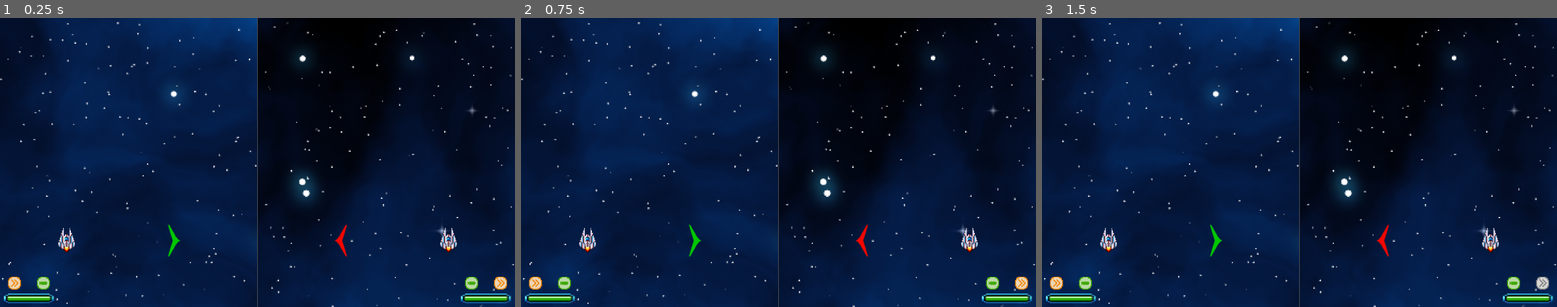
Above: before the commit, frames 1-3 (left to right).
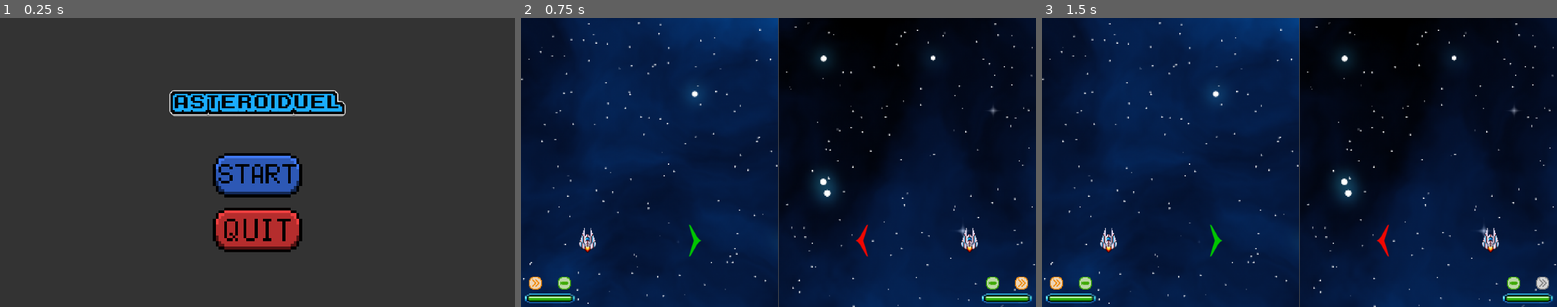
Above: after the commit, the same moments.

Repository: Draze999/Asteroiduel
Game: Godot game, scene res://Menu.tscn
The game is run twice, just before and just after one commit, with the same random seed, the same clock (stepped at 60 frames per second) and the same inputs. Before the commit the project starts from res://splitscreen_camera.tscn.
Inputs (mouse positions are in pixels of both pictures, inside the frame that each line leads up to):
- Up to frame 1 (0.25 s): no input
- Up to frame 2 (0.75 s): click (778, 174) at 0.52 s
- Up to frame 3 (1.5 s): tap Enter at 1.25 s; tap Ctrl (DashP2) at 1.35 s

The runs differ from the first frame. In frame 1, 99% of the frame differs, in the area x 0-100%, y 0-100%; in frame 2, nothing differs; in frame 3, nothing differs.

Commit message:
Added Main menu

Diff:
--- /dev/null
+++ b/Menu.gd
@@ -0,0 +1,19 @@
+extends Control
+
+
+# Called when the node enters the scene tree for the first time.
+func _ready():
+	pass # Replace with function body.
+
+
+# Called every frame. 'delta' is the elapsed time since the previous frame.
+func _process(delta):
+	pass
+
+
+func _on_start_button_pressed():
+	get_tree().change_scene_to_file("res://splitscreen_camera.tscn")
+
+
+func _on_quit_button_pressed():
+	get_tree().quit()
--- /dev/null
+++ b/Menu.tscn
@@ -0,0 +1,67 @@
+[gd_scene load_steps=5 format=3 uid="uid://bd01djmtix2dc"]
+
+[ext_resource type="Script" path="res://Menu.gd" id="1_c6cux"]
+[ext_resource type="Texture2D" uid="uid://cuj068glcxb4n" path="res://Assets/StartButton.png" id="1_tfnhe"]
+[ext_resource type="Texture2D" uid="uid://dxe1ffu8aggbs" path="res://Assets/QuitButton.png" id="2_aqao4"]
+[ext_resource type="Texture2D" uid="uid://dbbjvgcqwyxn6" path="res://Assets/Title.png" id="3_57vpq"]
+
+[node name="Control" type="Control"]
+layout_mode = 3
+anchors_preset = 15
+anchor_right = 1.0
+anchor_bottom = 1.0
+grow_horizontal = 2
+grow_vertical = 2
+script = ExtResource("1_c6cux")
+
+[node name="ColorRect" type="ColorRect" parent="."]
+layout_mode = 0
+offset_right = 1920.0
+offset_bottom = 1080.0
+color = Color(0.2, 0.2, 0.2, 1)
+
+[node name="VBoxContainer" type="VBoxContainer" parent="."]
+layout_mode = 0
+offset_left = 790.0
+offset_top = 500.0
+offset_right = 1130.0
+offset_bottom = 880.0
+theme_override_constants/separation = 30
+
+[node name="StartButton" type="Button" parent="VBoxContainer"]
+texture_filter = 1
+layout_mode = 2
+size_flags_vertical = 3
+focus_neighbor_left = NodePath("../QuitButton")
+focus_neighbor_top = NodePath("../QuitButton")
+focus_neighbor_right = NodePath("../QuitButton")
+focus_neighbor_bottom = NodePath("../QuitButton")
+focus_next = NodePath("../QuitButton")
+focus_previous = NodePath("../QuitButton")
+icon = ExtResource("1_tfnhe")
+flat = true
+icon_alignment = 1
+expand_icon = true
+
+[node name="QuitButton" type="Button" parent="VBoxContainer"]
+texture_filter = 1
+layout_mode = 2
+size_flags_vertical = 3
+focus_neighbor_left = NodePath("../StartButton")
+focus_neighbor_top = NodePath("../StartButton")
+focus_neighbor_right = NodePath("../StartButton")
+focus_neighbor_bottom = NodePath("../StartButton")
+focus_next = NodePath("../StartButton")
+focus_previous = NodePath("../StartButton")
+icon = ExtResource("2_aqao4")
+flat = true
+icon_alignment = 1
+expand_icon = true
+
+[node name="Title" type="Sprite2D" parent="."]
+texture_filter = 5
+position = Vector2(960, 320)
+texture = ExtResource("3_57vpq")
+
+[connection signal="pressed" from="VBoxContainer/StartButton" to="." method="_on_start_button_pressed"]
+[connection signal="pressed" from="VBoxContainer/QuitButton" to="." method="_on_quit_button_pressed"]
--- a/project.godot
+++ b/project.godot
@@ -11,7 +11,7 @@
 [application]
 
 config/name="Asteroiduel"
-run/main_scene="res://splitscreen_camera.tscn"
+run/main_scene="res://Menu.tscn"
 config/features=PackedStringArray("4.2", "Forward Plus")
 
 [display]
Binary file added: Assets/QuitButton.png
Not shown, added: Assets/QuitButton.png.import
Binary file added: Assets/StartButton.png
Not shown, added: Assets/StartButton.png.import
Binary file added: Assets/Title.png
Not shown, added: Assets/Title.png.import
Not shown: 1 places in splitscreen_camera.tscn that only renumber resources
